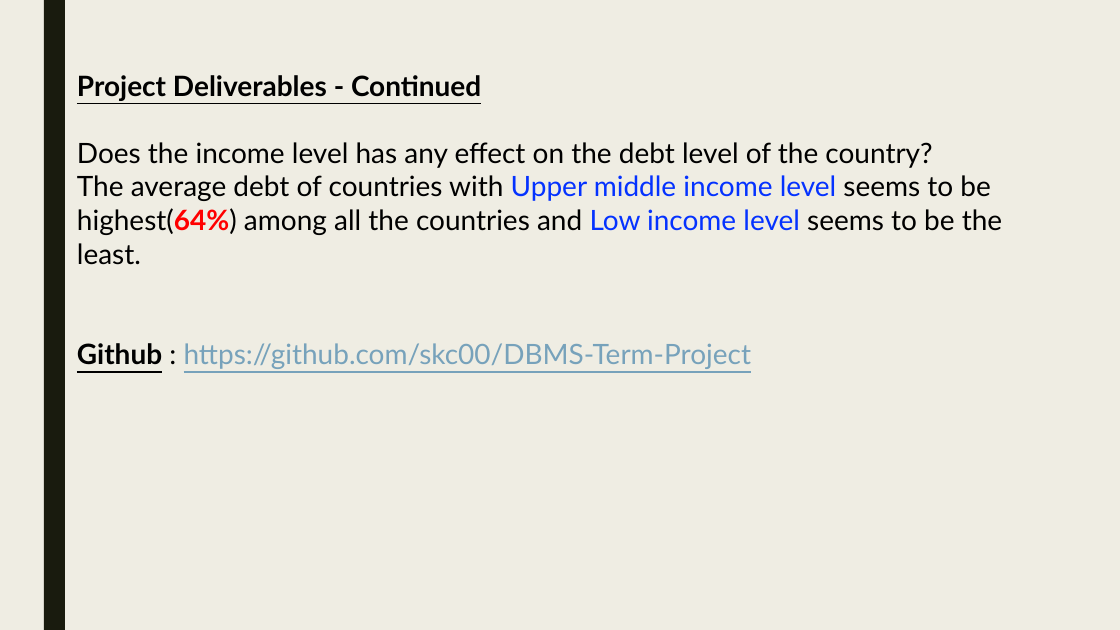
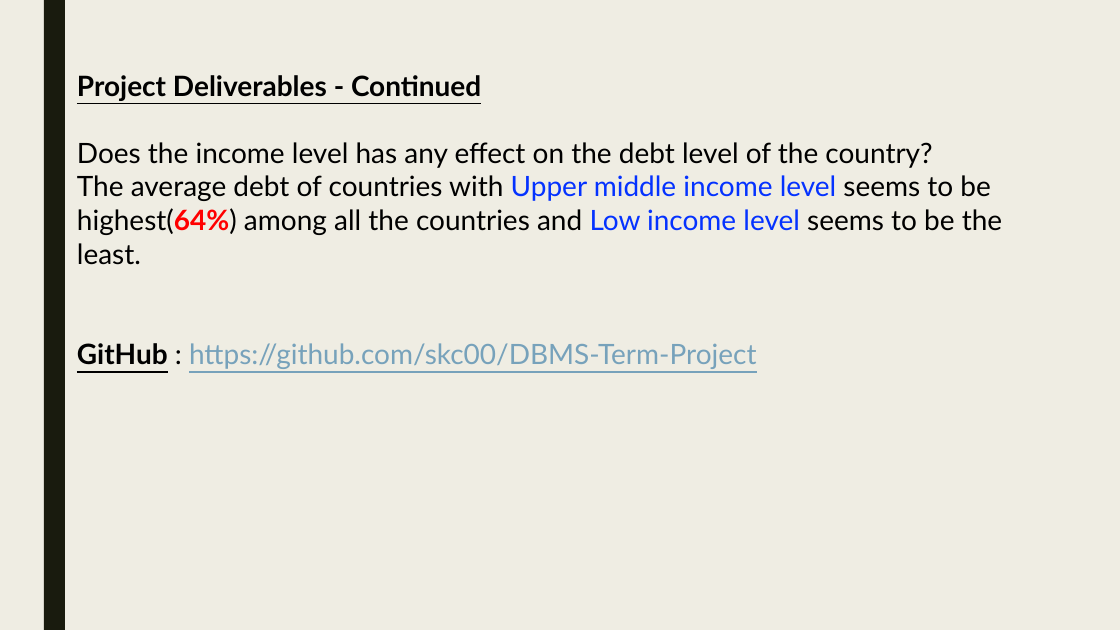
Before and after one commit to skc00/DBMS-Term-Project, a slide deck: slide 7 of Term Presentation MSDS7330-404 GrpB.pptx. Drawn at 1120x630 pixels with LibreOffice and Linux fonts; fonts in the diff are those of the drawing. Boxes give left, top, right and bottom in pixels: in the first picture for what was removed or moved away, otherwise in the second. Text is boxed around its words. In the diff, an @@ line names an element or a change of style, - is before the commit and + after.

```diff
--- a/Term Presentation MSDS7330-404 GrpB.pptx
+++ b/Term Presentation MSDS7330-404 GrpB.pptx
@@ text at <box>77,343,757,369</box>: text changed @@
-Github : https://github.com/skc00/DBMS-Term-Project
+GitHub : https://github.com/skc00/DBMS-Term-Project
```
Also in this commit, not shown: 1 other slide changed.
